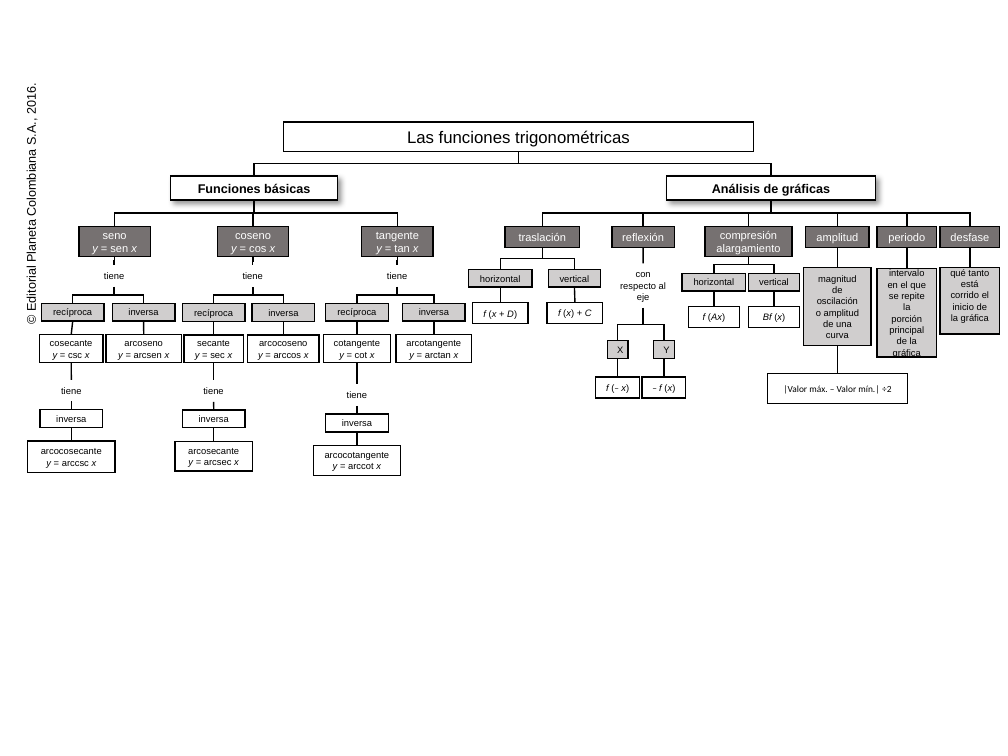
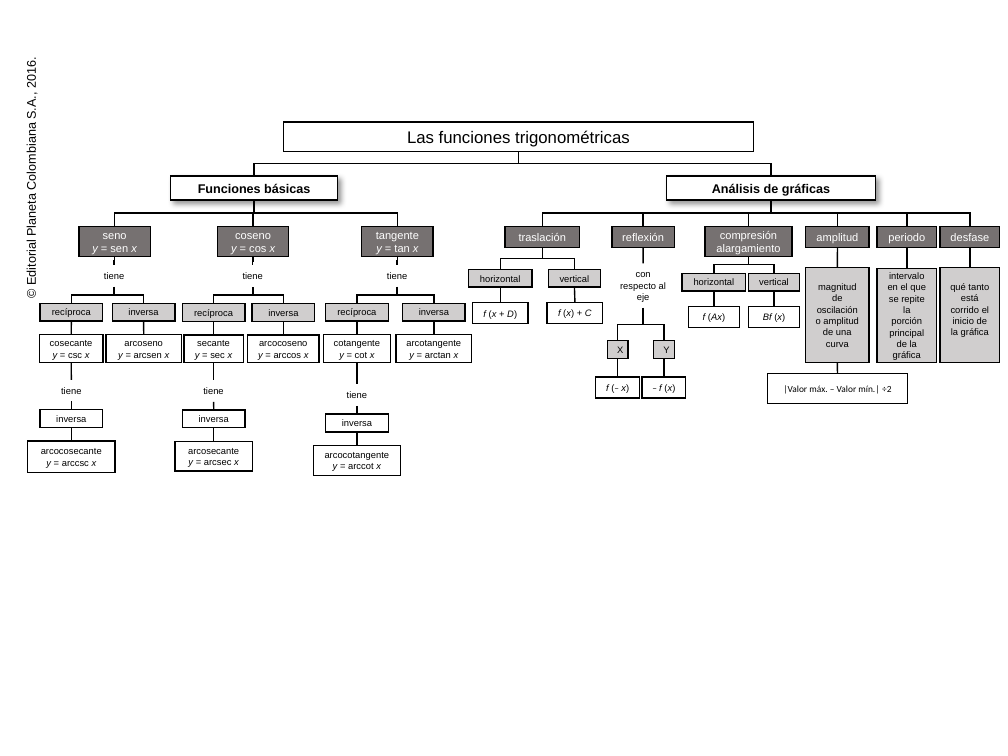
Before and after one commit to AulaPlanetaColombia/Matematicas, a slide deck: slide 1 of fuentes/contenidos/grado10/guion03/MA_10_03_CO_MapaConceptual.pptx. Drawn at 1008x756 pixels with LibreOffice and Linux fonts; fonts in the diff are those of the drawing; background and template pictures are left out. Boxes give left, top, right and bottom in pixels: in the first picture for what was removed or moved away, otherwise in the second. Text is boxed around its words. In the diff, an @@ line names an element or a change of style, - is before the commit and + after.

```diff
--- a/fuentes/contenidos/grado10/guion03/MA_10_03_CO_MapaConceptual.pptx
+++ b/fuentes/contenidos/grado10/guion03/MA_10_03_CO_MapaConceptual.pptx
@@ text "© Editorial Planeta Colombiana S.A., ...": place and size @@
-text "© Editorial Planeta Colombiana S.A., ..." at <box>24,86,38,310</box>
+text "© Editorial Planeta Colombiana S.A., ..." at <box>24,60,38,284</box>
@@ rectangle "magnitud de oscilación o amplitud ...": place and size @@
-rectangle "magnitud de oscilación o amplitud ..." at <box>803,268,871,346</box>
+rectangle "magnitud de oscilación o amplitud ..." at <box>805,268,869,363</box>
@@ rectangle "intervalo en el que se ...": place and size @@
-rectangle "intervalo en el que se ..." at <box>877,268,936,357</box>
+rectangle "intervalo en el que se ..." at <box>877,268,936,363</box>
@@ rectangle "qué tanto está corrido el ...": place and size @@
-rectangle "qué tanto está corrido el ..." at <box>940,268,1000,335</box>
+rectangle "qué tanto está corrido el ..." at <box>940,268,1000,363</box>
@@ elbow line (114, 287) - (72, 303): route changed @@
@@ line moved from (838, 346) - (838, 374) to (838, 363) - (838, 374) @@
```
Also in this commit, not shown: 3 other files.
